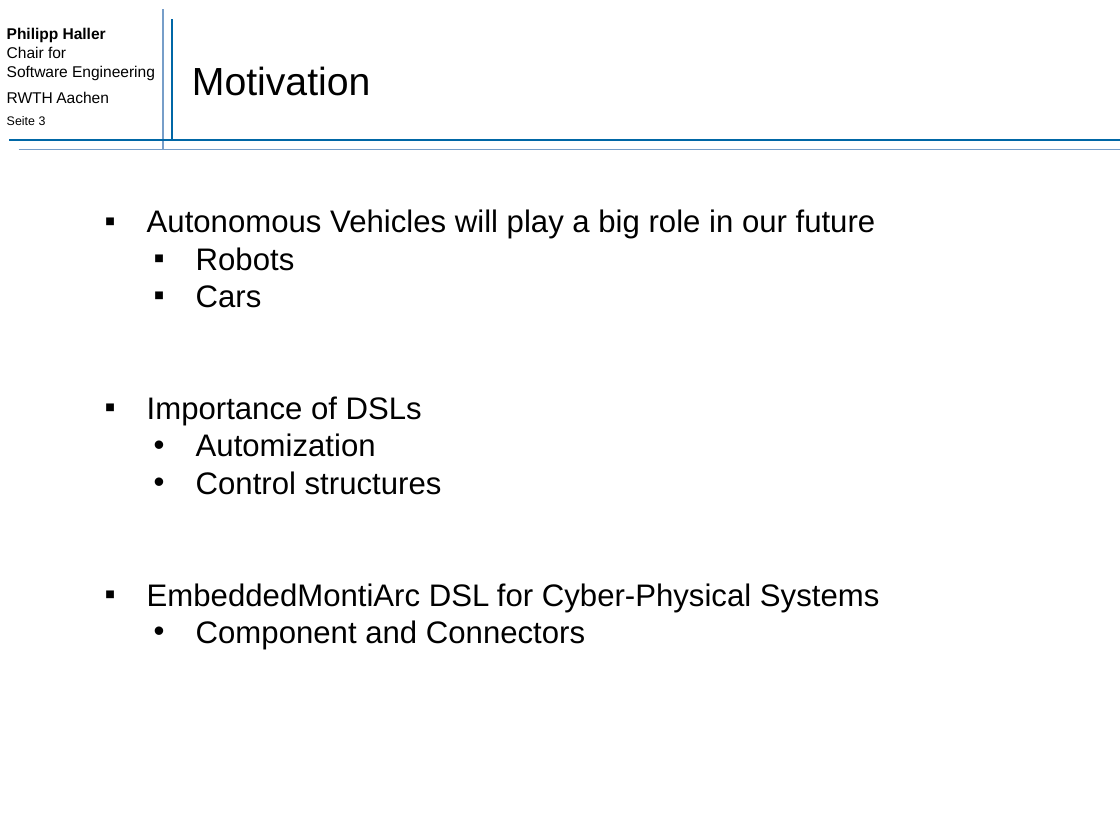
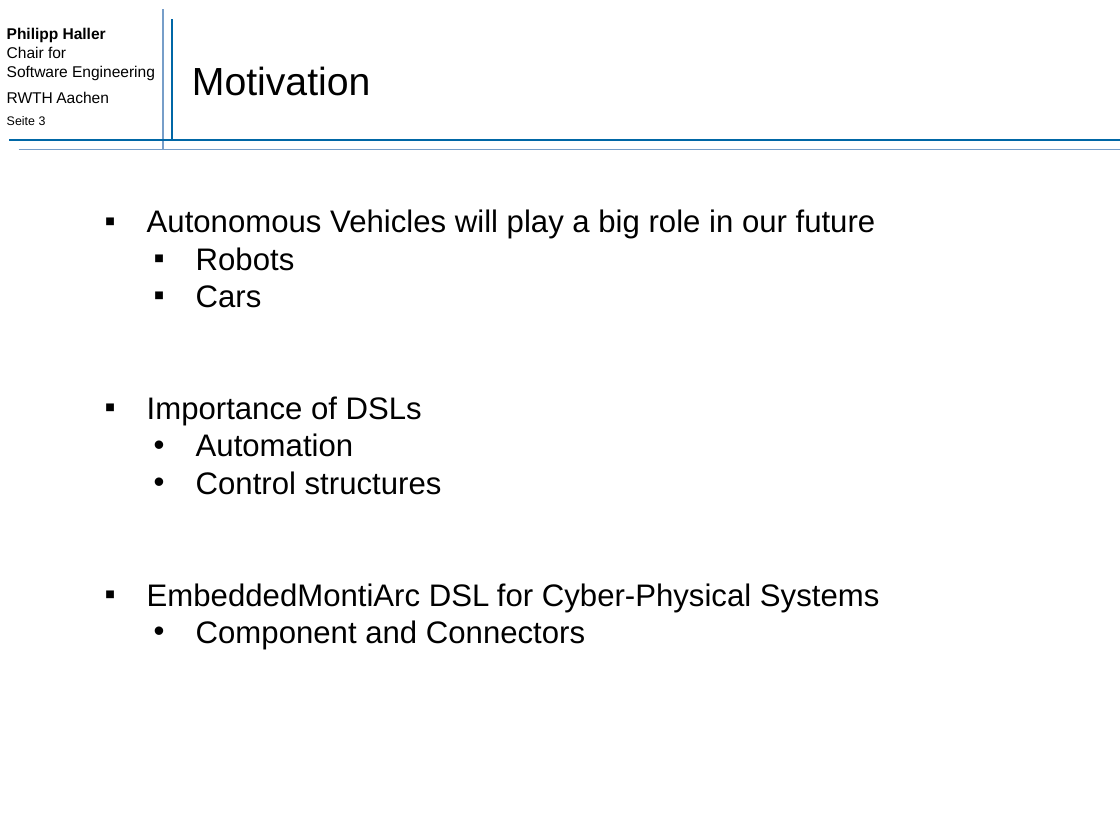
Before and after one commit to MontiCore/EmbeddedMontiArc, a slide deck: slide 3 of Vortrag/Haller.Philipp.Slides_Final.pptx. Drawn at 1120x840 pixels with LibreOffice and Linux fonts; fonts in the diff are those of the drawing. Boxes give left, top, right and bottom in pixels: in the first picture for what was removed or moved away, otherwise in the second. Text is boxed around its words. In the diff, an @@ line names an element or a change of style, - is before the commit and + after.

```diff
--- a/Vortrag/Haller.Philipp.Slides_Final.pptx
+++ b/Vortrag/Haller.Philipp.Slides_Final.pptx
@@ text at (196,433,353,457): text changed @@
-  • Automization
+  • Automation
```
Also in this commit, not shown: 21 other files.
